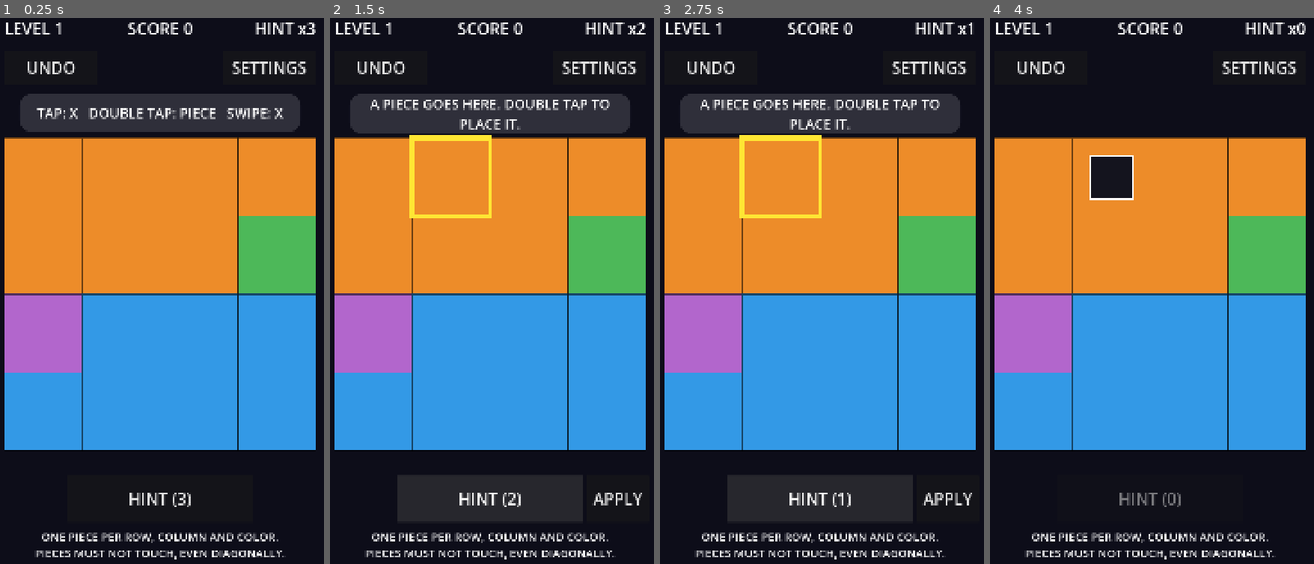
Above: before the commit, frames 1-4 (left to right).
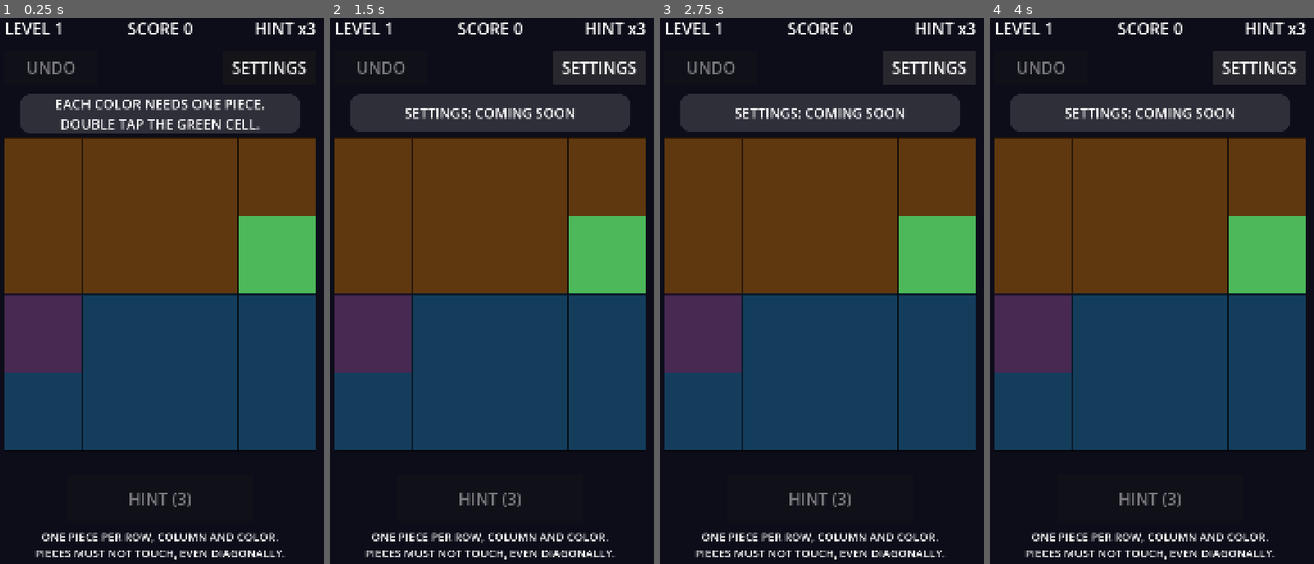
Above: after the commit, the same moments.

Repository: hidekig1001-cell/invader-radar
Game: Godot game, scene res://scenes/app.tscn
Two runs of this game, one before a commit and one after it. Both use one fixed random seed, a clock stepped at 60 frames per second and the inputs below. Before the commit the project starts from res://scenes/main.tscn.
Inputs:
- Up to frame 1 (0.25 s): no input
- Up to frame 2 (1.5 s): click "UNDO" (after the commit: "SETTINGS") at 0.5 s; click "HINT (3)" (after the commit: "SETTINGS") at 1.25 s
- Up to frame 3 (2.75 s): click "HINT (2)" (after the commit: "SETTINGS") at 2 s
- Up to frame 4 (4 s): click "HINT (1)" (after the commit: "SETTINGS") at 2.75 s; click "APPLY" (after the commit: "SETTINGS") at 3.5 s

The runs differ from the first frame. In frame 1, 54% of the frame differs, in the area x 1-98%, y 7-90%; in frame 2, 54%; in frame 3, 54%; in frame 4, 58%, in the area x 1-98%, y 0-90%.

Commit message:
起動のシーン scenes/app.tscn: アプリを立ち上げたらチュートリアルを見せる
CR-1012 の main.gd の start_with_tutorial（既定 false）を、起動のシーンで true にしてから main.tscn を立ち上げる。
改修 run では OS.・Engine.・ProjectSettings. が禁止 API で、main.gd の中で「書き出した APK か」を見分けられないため、
改修 run の外で Opus が足した。テストと撮影は main.tscn をそのまま立ち上げるので、今までどおり 1 面から始まる。
スモークテスト（プロジェクトの起動のシーン）はチュートリアルの道を通る。

Co-Authored-By: Claude Opus 5.5 <noreply@anthropic.com>

Diff:
--- a/project.godot
+++ b/project.godot
@@ -4,7 +4,7 @@
 [application]
 
 config/name="Invader Radar"
-run/main_scene="res://scenes/main.tscn"
+run/main_scene="res://scenes/app.tscn"
 config/features=PackedStringArray("4.7", "GL Compatibility")
 config/quit_on_go_back=false
 
--- /dev/null
+++ b/scenes/app.gd
@@ -0,0 +1,13 @@
+# 画面の層（SPEC.md 3 節）: アプリの起動のシーン。main.tscn を立ち上げる前に、チュートリアルを見せる印を入れる。
+# テストと撮影（.autedev/shot.gd）は main.tscn をそのまま立ち上げるので、チュートリアルは出ない（CR-1012）。
+extends Node
+
+const MainScene = preload("res://scenes/main.tscn")
+
+var main = null
+
+
+func _ready() -> void:
+	main = MainScene.instantiate()
+	main.start_with_tutorial = true
+	add_child(main)
--- /dev/null
+++ b/scenes/app.tscn
@@ -0,0 +1,6 @@
+[gd_scene load_steps=2 format=3]
+
+[ext_resource type="Script" path="res://scenes/app.gd" id="1_app"]
+
+[node name="App" type="Node"]
+script = ExtResource("1_app")
